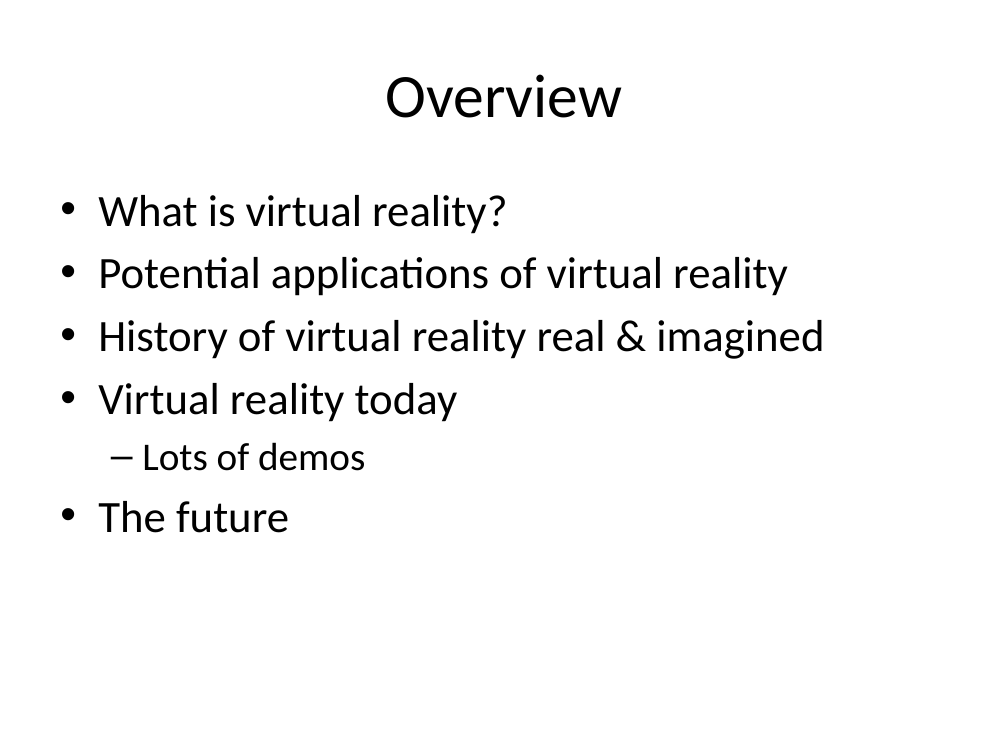
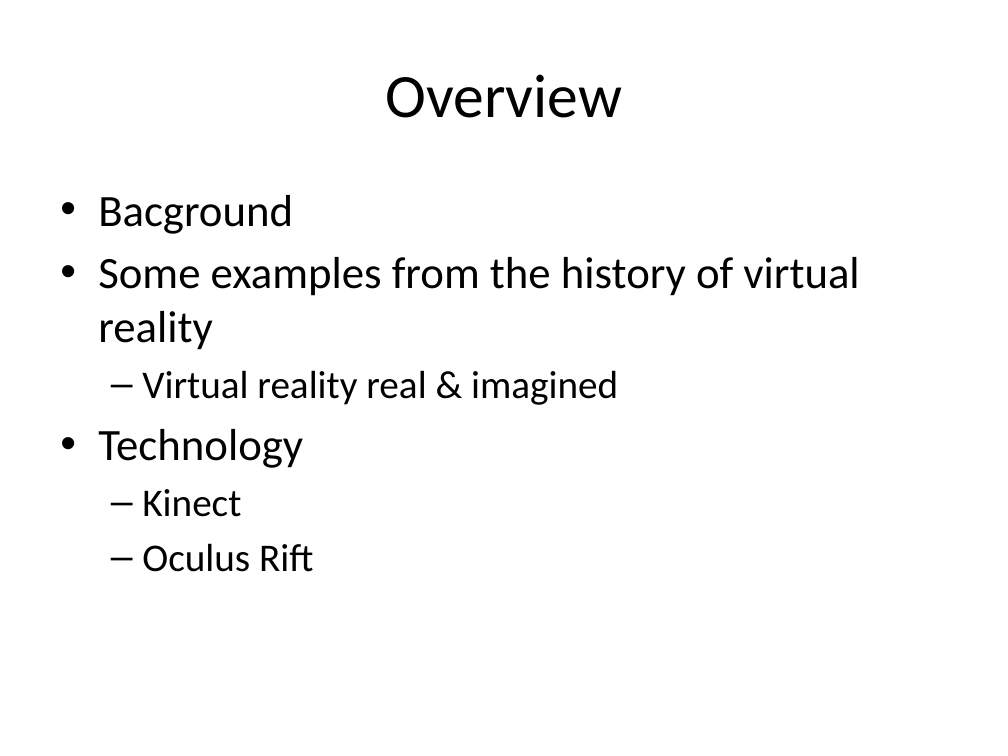
Before and after one commit to skooter500/BGE-V1, a slide deck: slide 2 of Lectures/Virtual Reality.pptx. Drawn at 1008x756 pixels with LibreOffice and Linux fonts; fonts in the diff are those of the drawing; background and template pictures are left out. Boxes give left, top, right and bottom in pixels: in the first picture for what was removed or moved away, otherwise in the second. Text is boxed around its words. In the diff, an @@ line names an element or a change of style, - is before the commit and + after.

```diff
--- a/Lectures/Virtual Reality.pptx
+++ b/Lectures/Virtual Reality.pptx
@@ text at (x1=98, y1=195, x2=859, y2=572): text changed @@
-• What is virtual reality?
-• Potential applications of virtual reality
-• History of virtual reality real & imagined
-• Virtual reality today
-  – Lots of demos
-• The future
+• Bacground
+• Some examples from the history of virtual reality
+  – Virtual reality real & imagined
+• Technology
+  – Kinect
+  – Oculus Rift
```
Also in this commit, not shown: 8 other files.
